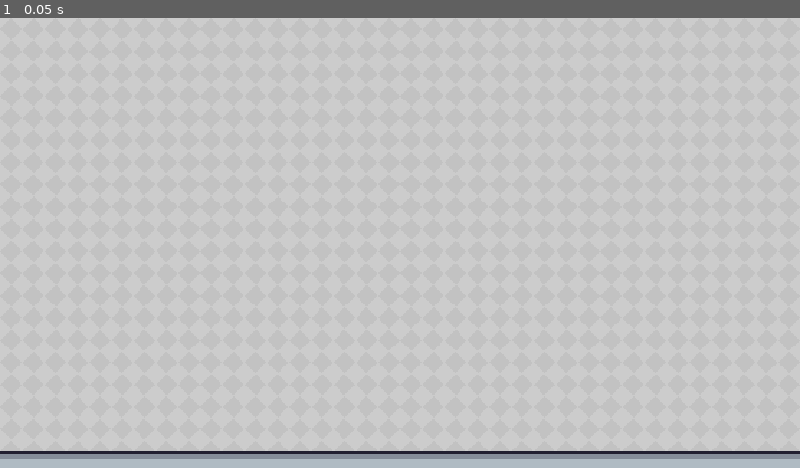
Above: before the commit, frame 1.
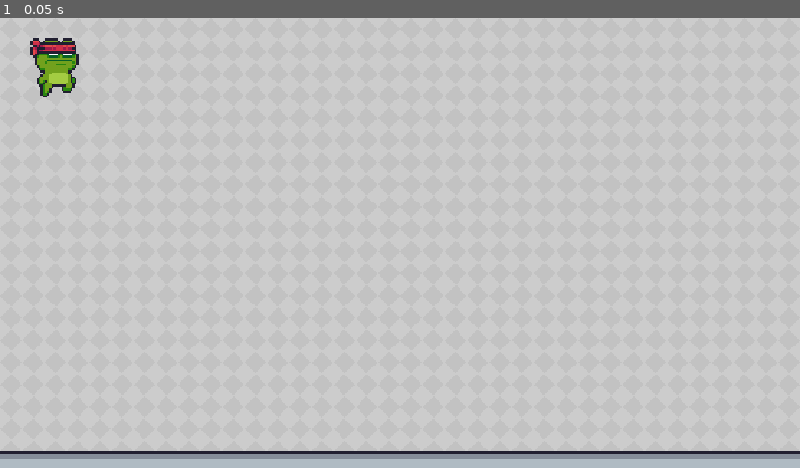
Above: after the commit, the same moment.

Repository: AtmosphereFHC/Haven-project-rahhh
Game: Godot game, scene res://main.tscn
Two runs of this game, one before a commit and one after it. Both use one fixed random seed, a clock stepped at 60 frames per second and the inputs below.
Inputs:
- Up to frame 1 (0.05 s): no input

The runs differ from the first frame. In frame 1, 0.6% of the frame differs, in the area x 3-10%, y 4-18%.

Commit message:
Update main.tscn

Diff:
--- a/main.tscn
+++ b/main.tscn
@@ -2,6 +2,7 @@
 
 [ext_resource type="Texture2D" uid="uid://qjk5ytx2um7b" path="res://Gray.png" id="1_h2yge"]
 [ext_resource type="Texture2D" uid="uid://do21lk6mgvk70" path="res://Terrain (16x16).png" id="2_h2yge"]
+[ext_resource type="PackedScene" uid="uid://cr6c6pi082pj5" path="res://scenes/rahhgsdfed.tscn" id="3_h2yge"]
 
 [sub_resource type="TileSetAtlasSource" id="TileSetAtlasSource_1bvp3"]
 texture = ExtResource("2_h2yge")
@@ -174,3 +175,6 @@
 
 [node name="Camera2D" type="Camera2D" parent="." unique_id=1691018541]
 anchor_mode = 0
+
+[node name="CharacterBody2D" parent="." unique_id=676829524 instance=ExtResource("3_h2yge")]
+position = Vector2(80, 66)
